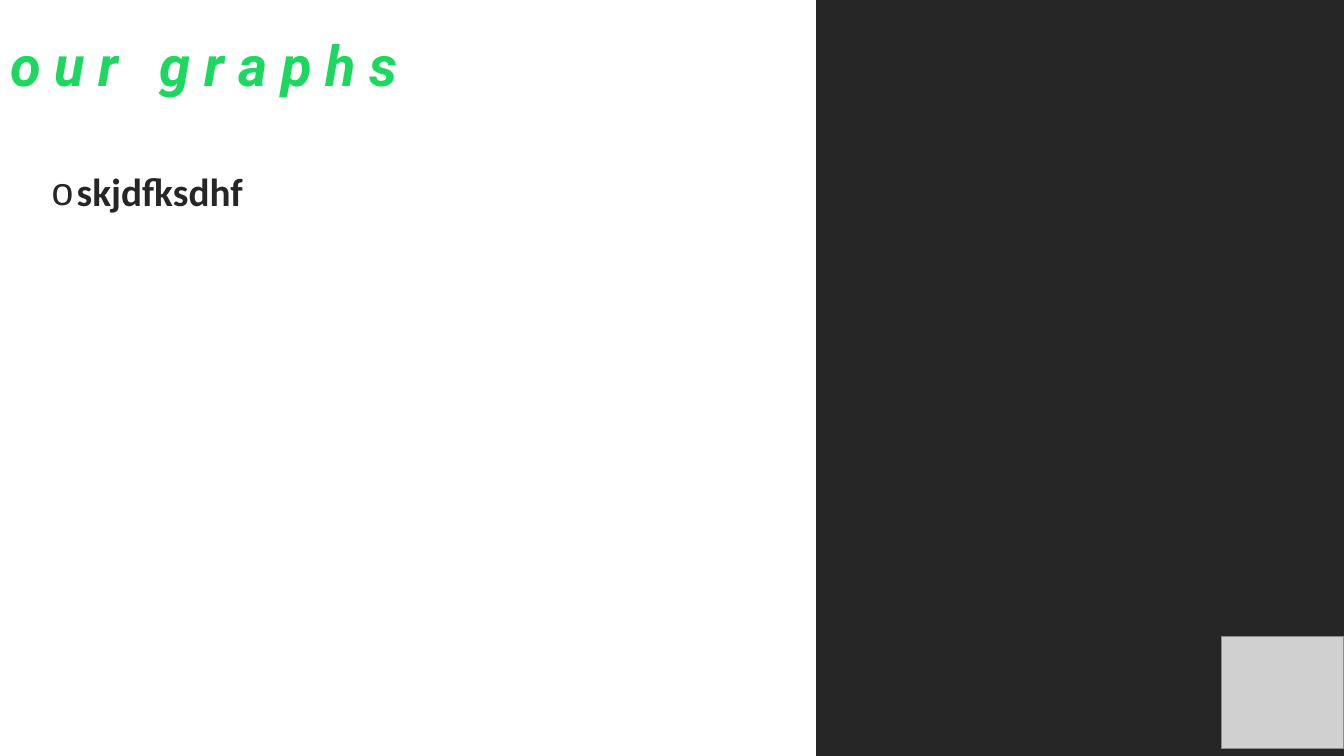
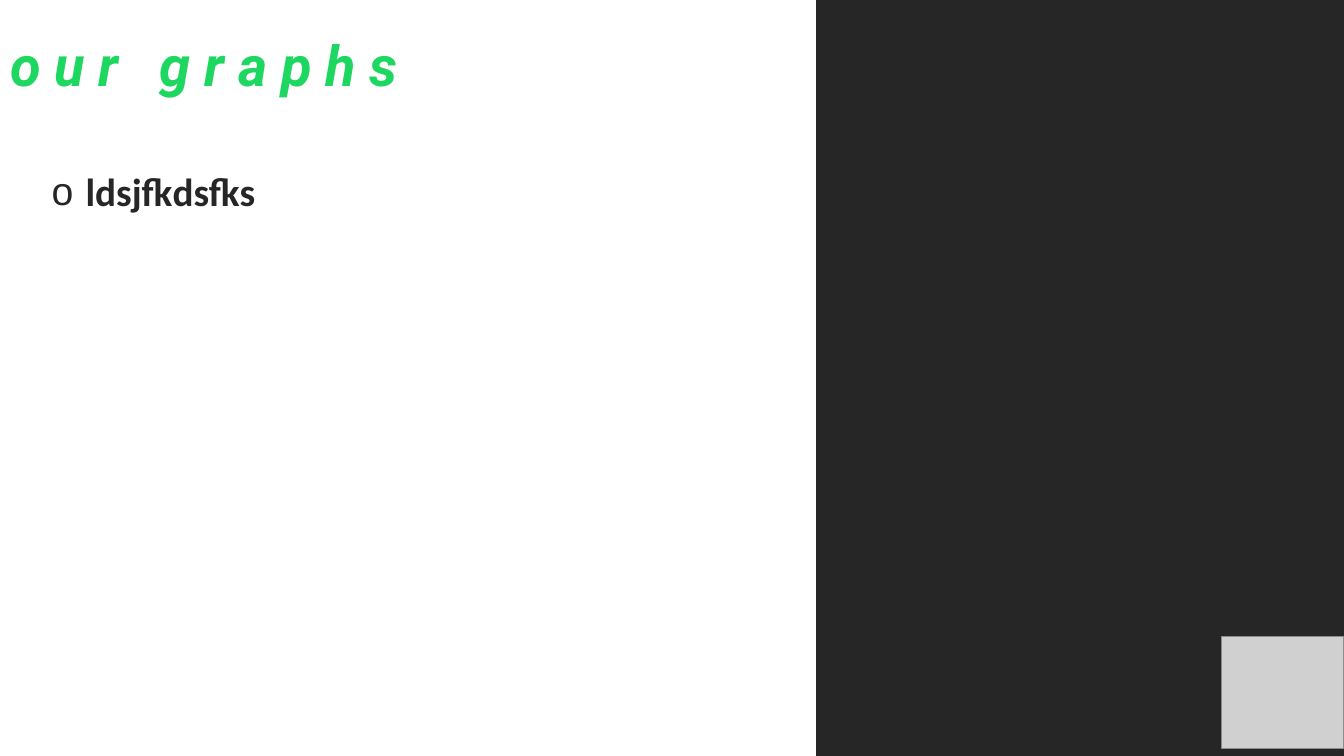
Before and after one commit to iastanehasl/Project-One, a slide deck: slide 11 of Spotipy Presentation 10.27.pptx (slide 7 before the commit). Drawn at 1344x756 pixels with LibreOffice and Linux fonts; fonts in the diff are those of the drawing; grey boxes stand for pictures. Boxes give left, top, right and bottom in pixels: in the first picture for what was removed or moved away, otherwise in the second. Text is boxed around its words. In the diff, an @@ line names an element or a change of style, - is before the commit and + after.

```diff
--- a/Spotipy Presentation 10.27.pptx
+++ b/Spotipy Presentation 10.27.pptx
@@ text at (86, 178, 256, 213): text changed @@
-o skjdfksdhf
+o ldsjfkdsfks
```
Also in this commit, not shown: 1 other slide changed, 4 slides added.
